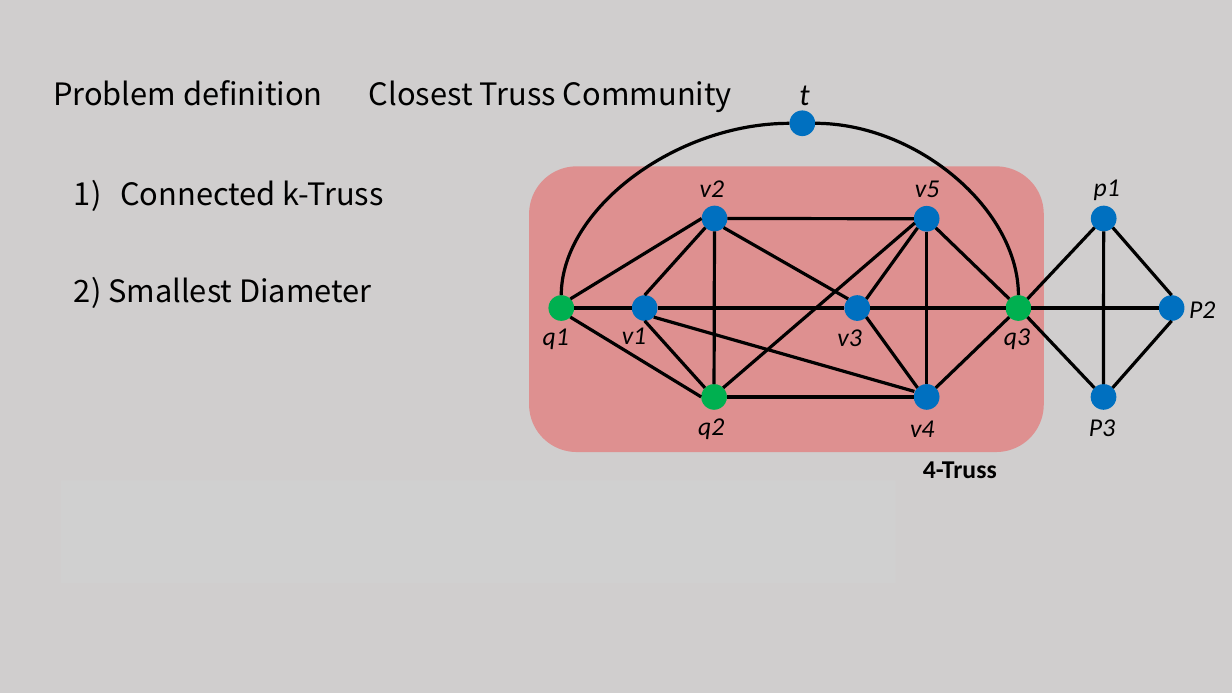
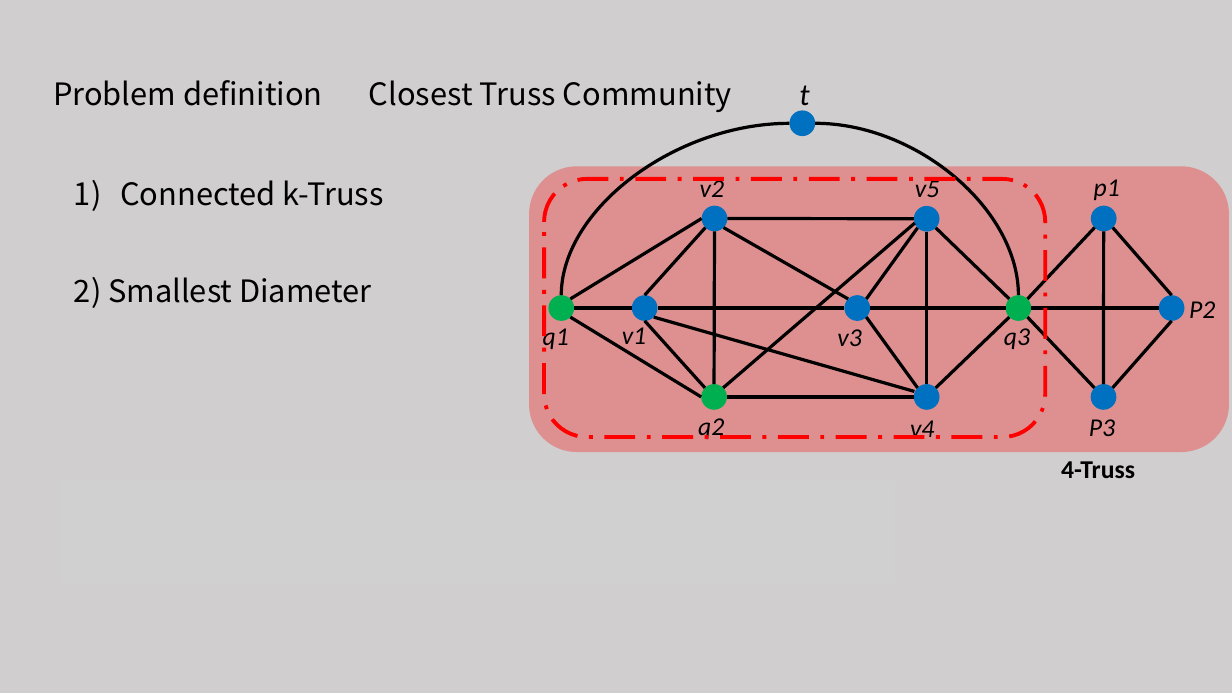
Before and after one commit to tianzhuwei/PPT, a slide deck: slide 7 of Approximate Closest Community Search in Networks.pptx. Drawn at 1232x693 pixels with LibreOffice and Linux fonts; fonts in the diff are those of the drawing; grey boxes stand for pictures. Boxes give left, top, right and bottom in pixels: in the first picture for what was removed or moved away, otherwise in the second. Text is boxed around its words. In the diff, an @@ line names an element or a change of style, - is before the commit and + after.

```diff
--- a/Approximate Closest Community Search in Networks.pptx
+++ b/Approximate Closest Community Search in Networks.pptx
@@ rounded rectangle: place and size @@
-rounded rectangle at box(530, 166, 1044, 452)
+rounded rectangle at box(530, 166, 1229, 452)
@@ rounded rectangle added at box(544, 179, 1045, 437), outline #FF0000 3 pt dashed @@
@@ text "4-Truss": place and size @@
-text "4-Truss" at box(923, 461, 997, 478)
+text "4-Truss" at box(1061, 461, 1135, 478)
```
Also in this commit, not shown: 9 other slides changed, 1 slide added, 2 slides removed.
